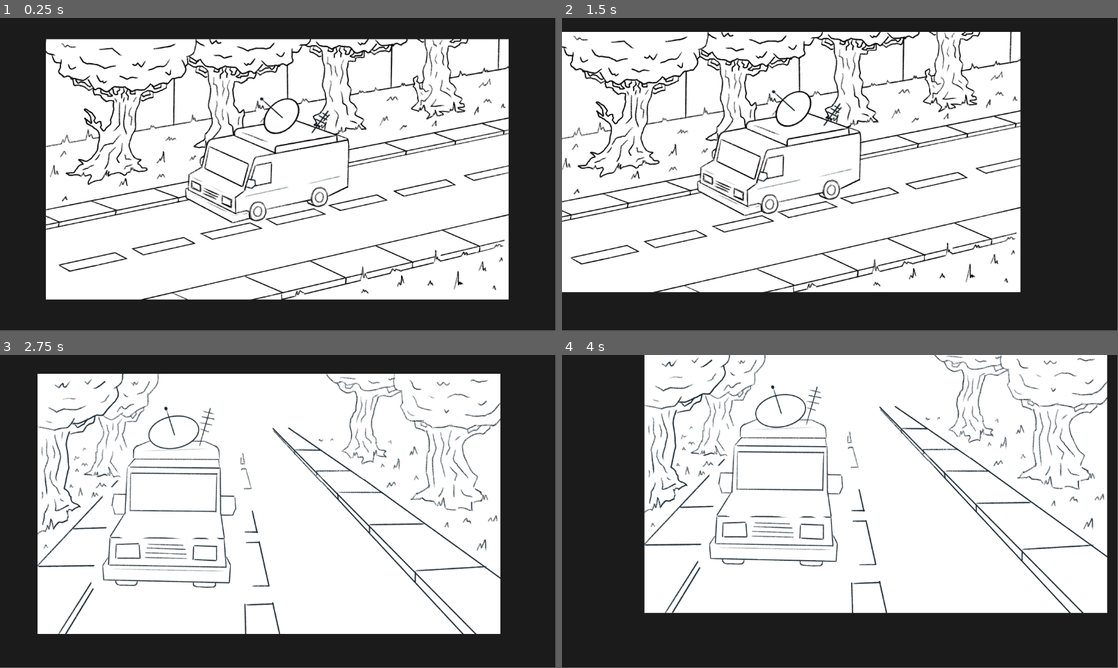
Above: before the commit, frames 1-4 (two rows, left to right).
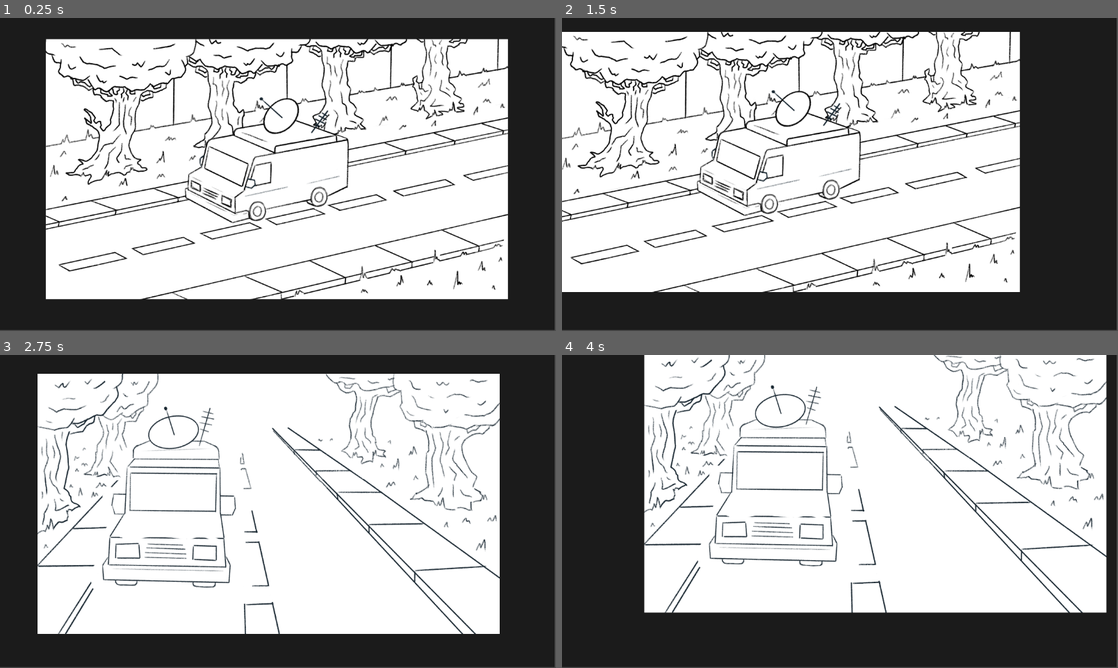
Above: after the commit, the same moments.

Repository: ImRaphZ/vigi-lens-game
Game: Godot game, scene res://game.tscn
The game is run twice, just before and just after one commit, with the same random seed, the same clock (stepped at 60 frames per second) and the same inputs.
Inputs (mouse positions are in pixels of both pictures, inside the frame that each line leads up to):
- Up to frame 1 (0.25 s): no input
- Up to frame 2 (1.5 s): tap Enter at 0.5 s; move the mouse to (962, 158) at 0.52 s; move the mouse to (728, 190) at 1.27 s
- Up to frame 3 (2.75 s): move the mouse to (333, 442) at 2.02 s
- Up to frame 4 (4 s): move the mouse to (812, 574) at 2.77 s; tap Space at 3.5 s; move the mouse to (1006, 558) at 3.52 s
In our replay, the window is 799x449 before the commit and 800x450 after it. These sizes can differ from the game's own. Grey fills any space a smaller window leaves; there, only what the larger window draws over its background counts as a difference.

The runs differ from the first frame. In frame 1, 7.3% of the frame differs, in the area x 8-100%, y 0-100%; in frame 2, 6.6%; in frame 3, 4.4%; in frame 4, 5.1%.

Commit message:
A lot of work

Diff:
--- /dev/null
+++ b/Scenes/Panels/boss.tscn
@@ -0,0 +1,22 @@
+[gd_scene format=3 uid="uid://ca4yjrknka0gv"]
+
+[ext_resource type="Texture2D" uid="uid://bc7hn7qurg7kl" path="res://assets/images/parte15.png" id="1_0ifir"]
+[ext_resource type="PackedScene" uid="uid://bxcki5warki2j" path="res://Scenes/arrow.tscn" id="2_0ifir"]
+[ext_resource type="Texture2D" uid="uid://bh6vtnaj0g1a6" path="res://assets/images/parte16.png" id="2_8jg7w"]
+
+[node name="Boss" type="Node2D" unique_id=661360774]
+
+[node name="Parte15" type="Sprite2D" parent="." unique_id=28714930]
+position = Vector2(575, 324)
+scale = Vector2(0.5, 0.5)
+texture = ExtResource("1_0ifir")
+
+[node name="Parte16" type="Sprite2D" parent="." unique_id=527550653]
+position = Vector2(576, 1042)
+scale = Vector2(0.5, 0.5)
+texture = ExtResource("2_8jg7w")
+
+[node name="Arrow" parent="." unique_id=813468880 instance=ExtResource("2_0ifir")]
+position = Vector2(799, 1255)
+direction = 2
+newScene = "BossCabinet"
--- /dev/null
+++ b/Scenes/Panels/boss_cabinet.tscn
@@ -0,0 +1,16 @@
+[gd_scene format=3 uid="uid://ce1h6rs5bxfl0"]
+
+[ext_resource type="Texture2D" uid="uid://b128oyl77qotl" path="res://assets/images/parte17.png" id="1_tmkxn"]
+[ext_resource type="PackedScene" uid="uid://bxcki5warki2j" path="res://Scenes/arrow.tscn" id="2_0ifir"]
+
+[node name="BossCabinet" type="Node2D" unique_id=1912630456]
+
+[node name="Parte17" type="Sprite2D" parent="." unique_id=339810976]
+position = Vector2(575, 326)
+scale = Vector2(0.5, 0.5)
+texture = ExtResource("1_tmkxn")
+
+[node name="Arrow" parent="." unique_id=813468880 instance=ExtResource("2_0ifir")]
+position = Vector2(283, 538)
+size = 0
+newScene = "SecondHall"
--- /dev/null
+++ b/Scenes/Panels/final_hall.tscn
@@ -0,0 +1,29 @@
+[gd_scene format=3 uid="uid://bv74d4gujuj17"]
+
+[ext_resource type="Texture2D" uid="uid://b2eopwu2o080j" path="res://assets/images/parte18.png" id="1_vbhw6"]
+[ext_resource type="PackedScene" uid="uid://bxcki5warki2j" path="res://Scenes/arrow.tscn" id="2_irwwv"]
+
+[node name="FinalHall" type="Node2D" unique_id=145231064]
+
+[node name="Parte18" type="Sprite2D" parent="." unique_id=415361283]
+position = Vector2(567, 327)
+scale = Vector2(0.5, 0.5)
+texture = ExtResource("1_vbhw6")
+
+[node name="Arrow" parent="." unique_id=813468880 instance=ExtResource("2_irwwv")]
+position = Vector2(564, 419)
+direction = 2
+size = 0
+newScene = "PNE"
+
+[node name="Arrow2" parent="." unique_id=867274263 instance=ExtResource("2_irwwv")]
+position = Vector2(391, 408)
+direction = 3
+size = 0
+newScene = "Security"
+
+[node name="Arrow3" parent="." unique_id=1058599748 instance=ExtResource("2_irwwv")]
+position = Vector2(740, 407)
+direction = 1
+size = 0
+newScene = "RanD"
--- /dev/null
+++ b/Scenes/Panels/main_hall.tscn
@@ -0,0 +1,29 @@
+[gd_scene format=3 uid="uid://b51oghknafeqj"]
+
+[ext_resource type="Texture2D" uid="uid://tmfm4jw5fnqw" path="res://assets/images/parte14.png" id="1_j7je2"]
+[ext_resource type="Texture2D" uid="uid://2o4s5ugm4yox" path="res://assets/images/parte13.png" id="2_ey4mw"]
+[ext_resource type="PackedScene" uid="uid://bxcki5warki2j" path="res://Scenes/arrow.tscn" id="3_vwtkm"]
+
+[node name="MainHall" type="Node2D" unique_id=1034500612]
+
+[node name="Parte14" type="Sprite2D" parent="." unique_id=813313606]
+position = Vector2(1708, 332)
+scale = Vector2(0.5, 0.5)
+texture = ExtResource("1_j7je2")
+
+[node name="Parte13" type="Sprite2D" parent="." unique_id=813243778]
+position = Vector2(580, 328)
+scale = Vector2(0.5, 0.5)
+texture = ExtResource("2_ey4mw")
+
+[node name="Arrow" parent="." unique_id=813468880 instance=ExtResource("3_vwtkm")]
+position = Vector2(1718, 429)
+direction = 2
+size = 0
+newScene = "Boss"
+
+[node name="Arrow2" parent="." unique_id=1210493854 instance=ExtResource("3_vwtkm")]
+position = Vector2(1807, 352)
+direction = 1
+size = 0
+newScene = "FinalHall"
--- /dev/null
+++ b/Scenes/Panels/pne.tscn
@@ -0,0 +1,3 @@
+[gd_scene format=3 uid="uid://dbvkvjfqnf28i"]
+
+[node name="PNE" type="Node2D" unique_id=508816077]
--- /dev/null
+++ b/Scenes/Panels/ran_d.tscn
@@ -0,0 +1,21 @@
+[gd_scene format=3 uid="uid://cnk8u5ls3ojo6"]
+
+[ext_resource type="Texture2D" uid="uid://xqiacgxcuh88" path="res://assets/images/parte21.png" id="1_svqlk"]
+[ext_resource type="Texture2D" uid="uid://cij1d14howwnu" path="res://assets/images/parte20.png" id="2_c0y2p"]
+[ext_resource type="PackedScene" uid="uid://bxcki5warki2j" path="res://Scenes/arrow.tscn" id="3_c0y2p"]
+
+[node name="RanD" type="Node2D" unique_id=2067290288]
+
+[node name="Parte21" type="Sprite2D" parent="." unique_id=1558445789]
+position = Vector2(1714, 331)
+scale = Vector2(0.5, 0.5)
+texture = ExtResource("1_svqlk")
+
+[node name="Arrow" parent="." unique_id=813468880 instance=ExtResource("3_c0y2p")]
+position = Vector2(1711, 505)
+newScene = "FinalHall"
+
+[node name="Parte20" type="Sprite2D" parent="." unique_id=1006260374]
+position = Vector2(585, 331)
+scale = Vector2(0.5, 0.5)
+texture = ExtResource("2_c0y2p")
--- /dev/null
+++ b/Scenes/Panels/second_hall.tscn
@@ -0,0 +1,23 @@
+[gd_scene format=3 uid="uid://dgpqgrxao422o"]
+
+[ext_resource type="Texture2D" uid="uid://tmfm4jw5fnqw" path="res://assets/images/parte14.png" id="1_2rawi"]
+[ext_resource type="PackedScene" uid="uid://bxcki5warki2j" path="res://Scenes/arrow.tscn" id="3_y11di"]
+
+[node name="SecondHall" type="Node2D" unique_id=1034500612]
+
+[node name="Parte14" type="Sprite2D" parent="." unique_id=813313606]
+position = Vector2(581, 332)
+scale = Vector2(0.5, 0.5)
+texture = ExtResource("1_2rawi")
+
+[node name="Arrow" parent="." unique_id=813468880 instance=ExtResource("3_y11di")]
+position = Vector2(591, 429)
+direction = 2
+size = 0
+newScene = "BossCabinet"
+
+[node name="Arrow2" parent="." unique_id=1210493854 instance=ExtResource("3_y11di")]
+position = Vector2(680, 352)
+direction = 1
+size = 0
+newScene = "FinalHall"
--- /dev/null
+++ b/Scenes/Panels/security.tscn
@@ -0,0 +1,15 @@
+[gd_scene format=3 uid="uid://7cepolh72xl3"]
+
+[ext_resource type="Texture2D" uid="uid://dtq7skreodbu7" path="res://assets/images/parte19.png" id="1_tfad7"]
+[ext_resource type="PackedScene" uid="uid://bxcki5warki2j" path="res://Scenes/arrow.tscn" id="2_hw6jf"]
+
+[node name="Security" type="Node2D" unique_id=1326719708]
+
+[node name="Parte19" type="Sprite2D" parent="." unique_id=950159417]
+position = Vector2(563, 339)
+scale = Vector2(0.5, 0.5)
+texture = ExtResource("1_tfad7")
+
+[node name="Arrow" parent="." unique_id=813468880 instance=ExtResource("2_hw6jf")]
+position = Vector2(562, 508)
+newScene = "FinalHall"
--- a/game.tscn
+++ b/game.tscn
@@ -5,6 +5,29 @@
 [ext_resource type="PackedScene" uid="uid://cir6cgvcahmqg" path="res://Scenes/Panels/introduction.tscn" id="3_feb5d"]
 [ext_resource type="PackedScene" uid="uid://brbva18mfd6qg" path="res://Scenes/Panels/hallway.tscn" id="4_fc0e3"]
 [ext_resource type="PackedScene" uid="uid://5lj2oe35cfhn" path="res://Scenes/Panels/vents.tscn" id="5_7jktm"]
+[ext_resource type="PackedScene" uid="uid://b51oghknafeqj" path="res://Scenes/Panels/main_hall.tscn" id="6_ryrav"]
+[ext_resource type="PackedScene" uid="uid://ca4yjrknka0gv" path="res://Scenes/Panels/boss.tscn" id="7_eow3j"]
+[ext_resource type="PackedScene" uid="uid://dgpqgrxao422o" path="res://Scenes/Panels/second_hall.tscn" id="7_j5wjh"]
+[ext_resource type="PackedScene" uid="uid://ce1h6rs5bxfl0" path="res://Scenes/Panels/boss_cabinet.tscn" id="9_vef74"]
+[ext_resource type="PackedScene" uid="uid://bv74d4gujuj17" path="res://Scenes/Panels/final_hall.tscn" id="10_hve3p"]
+[ext_resource type="PackedScene" uid="uid://7cepolh72xl3" path="res://Scenes/Panels/security.tscn" id="11_iotsf"]
+[ext_resource type="PackedScene" uid="uid://cnk8u5ls3ojo6" path="res://Scenes/Panels/ran_d.tscn" id="12_lc2xo"]
+
+[sub_resource type="Animation" id="Animation_hve3p"]
+resource_name = "Boss"
+length = 3.0
+tracks/0/type = "value"
+tracks/0/imported = false
+tracks/0/enabled = true
+tracks/0/path = NodePath("Boss:position")
+tracks/0/interp = 1
+tracks/0/loop_wrap = true
+tracks/0/keys = {
+"times": PackedFloat32Array(1, 2.5),
+"transitions": PackedFloat32Array(1, 1),
+"update": 0,
+"values": [Vector2(-12, -2), Vector2(-12, -714)]
+}
 
 [sub_resource type="Animation" id="Animation_feb5d"]
 resource_name = "Comic"
@@ -24,6 +47,22 @@
 "transitions": PackedFloat32Array(1, 2.2973945, 0.07432574, 2.3784142, 1, 2.0705302, 1, 1.6817936, 1, 2.5491211, 1),
 "update": 0,
 "values": [Vector2(-385, -230), Vector2(-385, -230), Vector2(-1786, -432), Vector2(-1786, -432), Vector2(-411, -1088), Vector2(-411, -1088), Vector2(-1786, -1513), Vector2(-1786, -1513), Vector2(-375, -2089), Vector2(-375, -2089), Vector2(-1796, -2608)]
+}
+
+[sub_resource type="Animation" id="Animation_eow3j"]
+resource_name = "MainHall"
+length = 3.0
+tracks/0/type = "value"
+tracks/0/imported = false
+tracks/0/enabled = true
+tracks/0/path = NodePath("MainHall:position")
+tracks/0/interp = 1
+tracks/0/loop_wrap = true
+tracks/0/keys = {
+"times": PackedFloat32Array(0.96666664, 2.5),
+"transitions": PackedFloat32Array(1.6817933, 1),
+"update": 0,
+"values": [Vector2(-27, 5), Vector2(-1131.41, 5)]
 }
 
 [sub_resource type="Animation" id="Animation_fc0e3"]
@@ -52,6 +91,58 @@
 "update": 0,
 "values": [Vector2(18, -3)]
 }
+tracks/2/type = "value"
+tracks/2/imported = false
+tracks/2/enabled = true
+tracks/2/path = NodePath("MainHall:position")
+tracks/2/interp = 1
+tracks/2/loop_wrap = true
+tracks/2/keys = {
+"times": PackedFloat32Array(0),
+"transitions": PackedFloat32Array(1),
+"update": 0,
+"values": [Vector2(-27, 5)]
+}
+tracks/3/type = "value"
+tracks/3/imported = false
+tracks/3/enabled = true
+tracks/3/path = NodePath("Boss:position")
+tracks/3/interp = 1
+tracks/3/loop_wrap = true
+tracks/3/keys = {
+"times": PackedFloat32Array(0),
+"transitions": PackedFloat32Array(1),
+"update": 0,
+"values": [Vector2(-12, -2)]
+}
+tracks/4/type = "value"
+tracks/4/imported = false
+tracks/4/enabled = true
+tracks/4/path = NodePath("RanD:position")
+tracks/4/interp = 1
+tracks/4/loop_wrap = true
+tracks/4/keys = {
+"times": PackedFloat32Array(0),
+"transitions": PackedFloat32Array(1),
+"update": 0,
+"values": [Vector2(-19, -11)]
+}
+
+[sub_resource type="Animation" id="Animation_iotsf"]
+resource_name = "RAND"
+length = 2.5333333
+tracks/0/type = "value"
+tracks/0/imported = false
+tracks/0/enabled = true
+tracks/0/path = NodePath("RanD:position")
+tracks/0/interp = 1
+tracks/0/loop_wrap = true
+tracks/0/keys = {
+"times": PackedFloat32Array(1, 2.5),
+"transitions": PackedFloat32Array(1, 1),
+"update": 0,
+"values": [Vector2(-19, -11), Vector2(-1133.965, -11)]
+}
 
 [sub_resource type="Animation" id="Animation_ryrav"]
 resource_name = "Vents"
@@ -71,9 +162,12 @@
 
 [sub_resource type="AnimationLibrary" id="AnimationLibrary_7jktm"]
 _data = {
+&"Boss": SubResource("Animation_hve3p"),
 &"Comic": SubResource("Animation_feb5d"),
 &"Introduction": SubResource("Animation_7jktm"),
+&"MainHall": SubResource("Animation_eow3j"),
 &"RESET": SubResource("Animation_fc0e3"),
+&"RanD": SubResource("Animation_iotsf"),
 &"Vents": SubResource("Animation_ryrav")
 }
 
@@ -100,4 +194,31 @@
 visible = false
 position = Vector2(18, -3)
 
+[node name="MainHall" parent="." unique_id=1034500612 instance=ExtResource("6_ryrav")]
+visible = false
+position = Vector2(-27, 5)
+
+[node name="SecondHall" parent="." unique_id=2065551815 instance=ExtResource("7_j5wjh")]
+visible = false
+
+[node name="Boss" parent="." unique_id=661360774 instance=ExtResource("7_eow3j")]
+visible = false
+position = Vector2(-12, -2)
+
+[node name="BossCabinet" parent="." unique_id=1912630456 instance=ExtResource("9_vef74")]
+visible = false
+position = Vector2(2, -2)
+
+[node name="FinalHall" parent="." unique_id=145231064 instance=ExtResource("10_hve3p")]
+visible = false
+position = Vector2(-10, -4)
+
+[node name="Security" parent="." unique_id=1326719708 instance=ExtResource("11_iotsf")]
+visible = false
+position = Vector2(1, -14)
+
+[node name="RanD" parent="." unique_id=2067290288 instance=ExtResource("12_lc2xo")]
+visible = false
+position = Vector2(-19, -11)
+
 [connection signal="ready" from="." to="." method="_on_ready"]
--- a/project.godot
+++ b/project.godot
@@ -15,6 +15,11 @@
 config/features=PackedStringArray("4.6", "GL Compatibility")
 config/icon="res://icon.svg"
 
+[display]
+
+window/size/viewport_width=1155
+window/size/viewport_height=650
+
 [physics]
 
 3d/physics_engine="Jolt Physics"
Not shown, changed: export_presets.cfg
